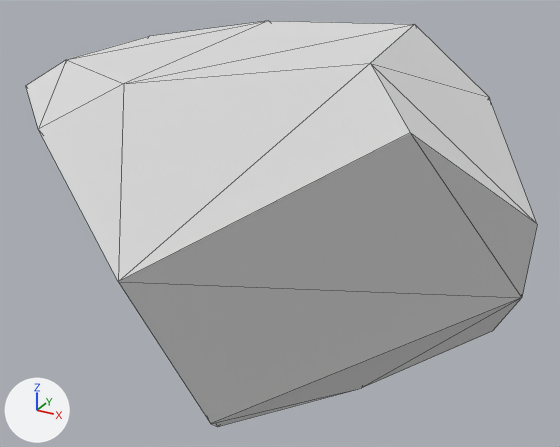
The glTF model public/models/stone-diamond.glb, before and after one commit.
Rendered twice from a 50 mm camera at (1.217, -1.807, 0.805) aimed at (0.191, 0.058, -0.128). Lighting does not change. The marker at lower left points along +X, +Y and +Z. Mesh edges are drawn as thin lines. Where no turn or scale is listed for an object, it has been applied to the vertices.

The first picture shows 'stone-diamond'.
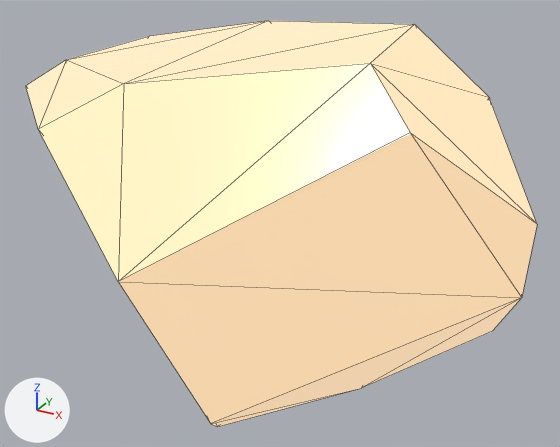
Where the change shows, as pixel boxes [x1, y1, x2, y2] in the pictures (560 x 447 px):
'stone-diamond', recoloured (white to beige): [26, 21, 537, 427] in both

The edits, one by one:
Picture 'base' (img_base) is new.
Material 'LOWPOLY-COLORS.001' (mat_lowpoly_colors_001) is new.
Uses the picture img_base.
me_stone_diamond has 28 vertices, 52 faces and spans x -0.85..0.96, y -0.66..0.72, z -0.54..0.46.
me_stone_diamond no longer uses material mat_lowpoly_colors (white #e7e7e7).
me_stone_diamond now uses material mat_lowpoly_colors_001.
